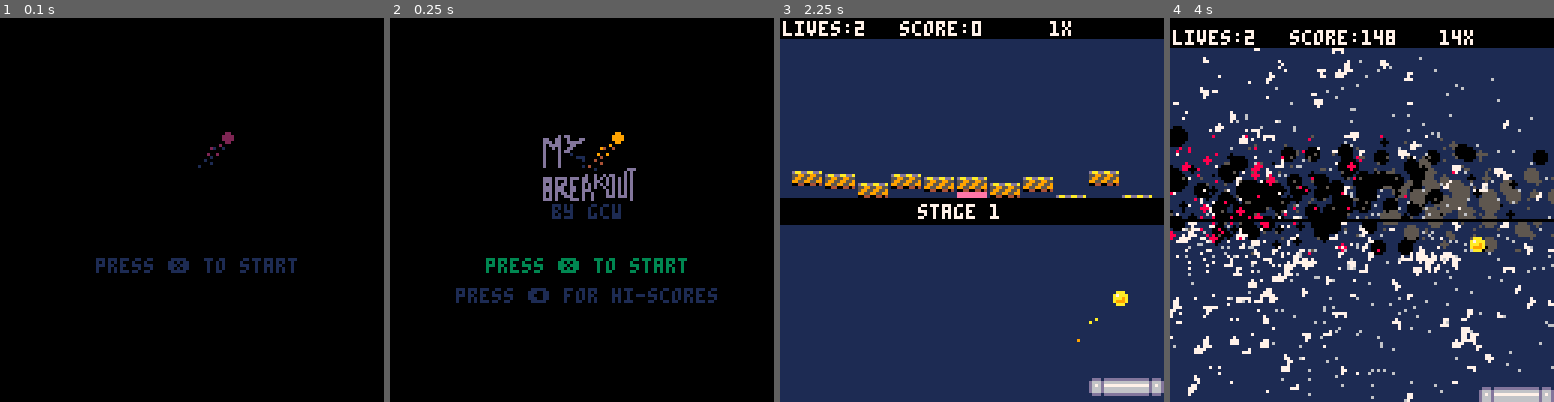
Above: before the commit, frames 1-4 (left to right).
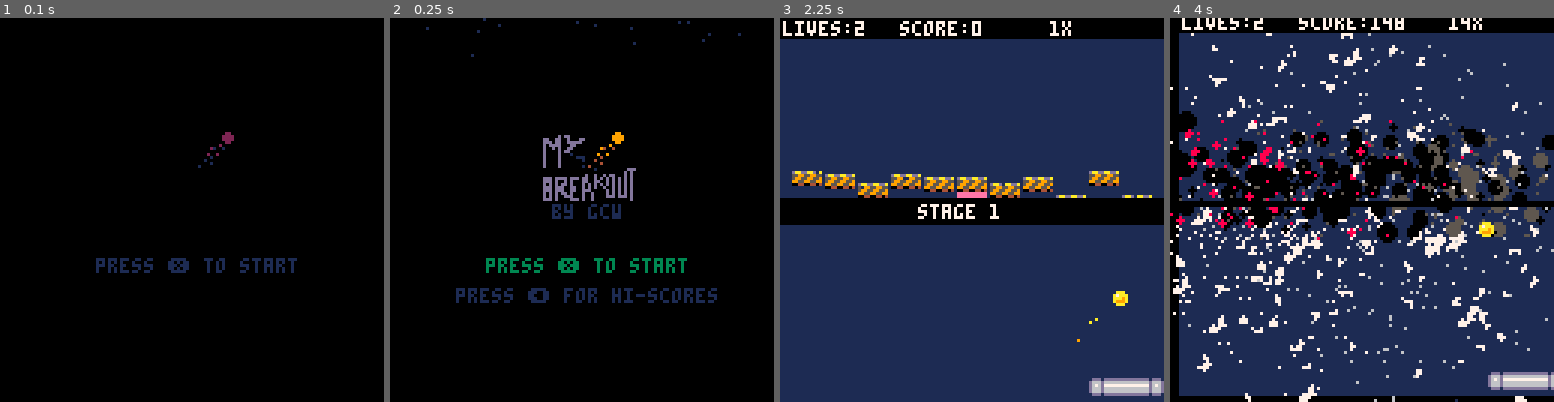
Above: after the commit, the same moments.

Repository: grantconnerywalker/MyPico-8Carts
Game: PICO-8 cartridge mybreakout.p8
The game is run twice, just before and just after one commit, with the same random seed, the same clock (stepped at 60 frames per second) and the same inputs.
Inputs:
- Up to frame 1 (0.1 s): no input
- Up to frame 2 (0.25 s): no input
- Up to frame 3 (2.25 s): tap X (X key) at 0.33, 1.07, 1.85 s; tap O (Z key) at 0.7, 1.7, 2.1 s; hold Right 1.6-2.1 s; hold Up from 2.15 s (still down)
- Up to frame 4 (4 s): release Up at 2.42 s; hold Right 2.47-3.03 s; tap O (Z key) every 0.4 s from 2.5 to 3.7 s; tap X (X key) at 2.97 s; hold Left 3.08-3.58 s; hold Down 3.63-3.97 s

Frame 1 is identical in both runs. In frame 2, less than 0.1% of the frame differs, in the area x 9-92%, y 0-11%; in frame 3, less than 0.1%; in frame 4, 34%, in the area x 0-100%, y 0-100%.

Commit message:
Add snow on title screen

Diff:
--- a/mybreakout.p8
+++ b/mybreakout.p8
@@ -83,6 +83,9 @@
 	sash_v=false
 	sash_delay_w=0
 	sash_delay_t=0
+
+	parttimer=0
+	partdx=0.1
 
 	--debug
 	debug1=""
@@ -931,7 +934,7 @@
 -- type 1 - gravity pixel
 -- type 2 - ball of smoke
 -- type 3 - rotating sprite
-
+-- type 4 - blue rotating
 -- update particles
 function updateparts()
 	local _p
@@ -959,12 +962,12 @@
 			--end
 
 			-- apply gravity
-			if _p.type==1 or _p.type==3 then
+			if _p.type==1 or _p.type==3 or _p.type==4 then
 				_p.dy+=0.05
 			end
 
 			-- rotate sprite
-			if _p.type==3 then
+			if _p.type==3 or _p.type==4 then
 				_p.rottimer+=1
 				if _p.rottimer>5 then
 					_p.rot+=1
@@ -1003,7 +1006,7 @@
 			pset(_p.x,_p.y,_p.col)
 		elseif _p.type==2 then
 			circfill(_p.x,_p.y,_p.s,_p.col)
-		elseif _p.type==3 then
+		elseif _p.type==3 or _p.type==4 then
 			local _fx,_fy
 			--type 3 => sprite
 			if _p.rot==1 then
@@ -1022,7 +1025,11 @@
 				_fx=false
 				_fy=false
 			end
+			if _p.type==4 then
+				pal(7,1)
+			end
 			spr(_p.col,_p.x,_p.y,1,1,_fx,_fy)
+			pal()
 		end
 	end
 end
@@ -1090,6 +1097,14 @@
 end
 
 function update_start()
+	-- raining particles
+	parttimer+=1
+	if parttimer>=rnd(180,360) then
+		partdx = -partdx
+		parttimer=0
+	end
+	addpart(flr(rnd(128)),0,partdx,0.1+rnd(1),0,1000000,{1},0)
+
 	-- slide the high score list
 	if hs_x!=hs_dx then
 		hs_x+=(hs_dx-hs_x)/5
@@ -1692,6 +1707,10 @@
 
 function draw_start()
 	cls()
+
+	-- particles
+	drawparts()
+
 	prinths(hs_x)
 	-- draw logo
 	palt(1, true)
